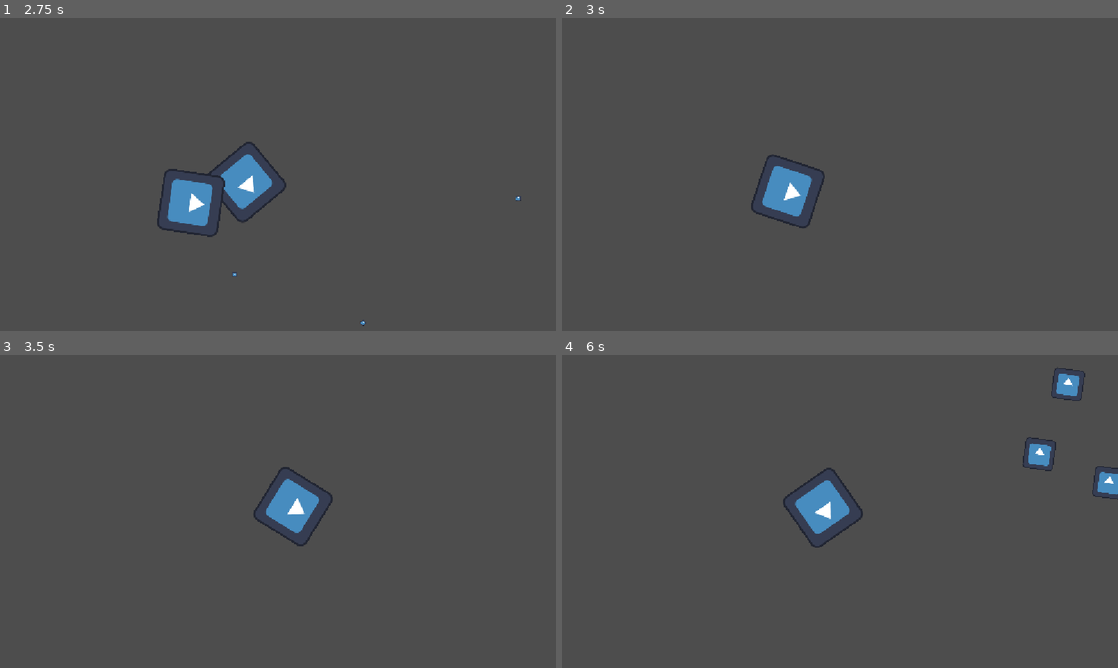
Above: before the commit, frames 1-4 (two rows, left to right).
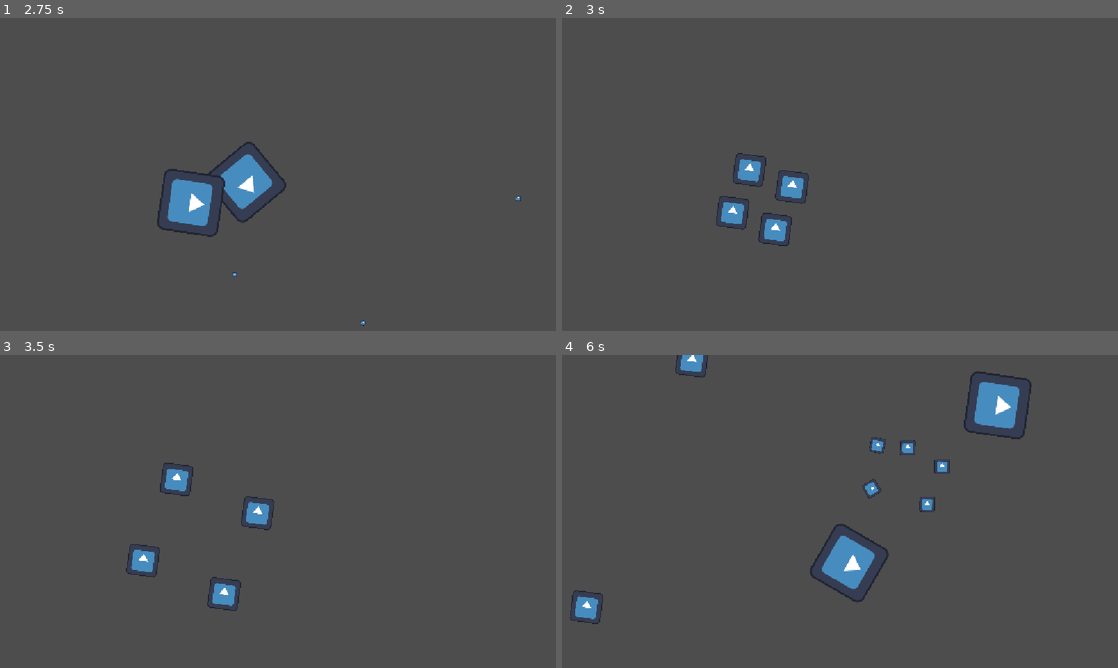
Above: after the commit, the same moments.

Repository: alanva36/vertex-godot-course-game
Game: Godot game, scene res://scenes/levels/main.tscn
The game is run twice, just before and just after one commit, with the same random seed, the same clock (stepped at 60 frames per second) and the same inputs. The engine's default icon, where the game draws it, is replaced by a stand-in: a white triangle on a blue panel in a dark square.
Inputs:
- Up to frame 1 (2.75 s): tap Enter at 0.5 s; hold D (player_right) 0.53-1.28 s; hold Space (player_shoot) 0.53-1.28 s; hold A (player_left) 1.28-2.03 s; tap Space (player_shoot) at 1.35 s; hold D (player_right) from 2.03 s (still down); hold Space (player_shoot) from 2.03 s (still down)
- Up to frame 2 (3 s): release D (player_right) at 2.78 s; release Space (player_shoot) at 2.78 s; hold W (player_forward) from 2.78 s (still down); tap Space (player_shoot) at 2.85 s
- Up to frame 3 (3.5 s): keep holding W (player_forward)
- Up to frame 4 (6 s): release W (player_forward) at 3.53 s; hold Space (player_shoot) 3.53-4.28 s; hold A (player_left) 3.53-5.78 s; tap Space (player_shoot) at 4.35, 5.85 s; hold Space (player_shoot) 5.03-5.78 s; hold D (player_right) from 5.78 s (still down)

Frame 1 is identical in both runs. In frame 2, 2.0% of the frame differs, in the area x 27-48%, y 43-74%; in frame 3, 2.5%; in frame 4, 5.7%, in the area x 1-100%, y 0-86%.

Commit message:
minor tweaks

Diff:
--- a/scenes/asteroid/asteroid.gd
+++ b/scenes/asteroid/asteroid.gd
@@ -35,7 +35,7 @@
 	split()
 
 
-func _on_detector_area_entered() -> void:
+func _on_detector_area_entered(_area: Area2D) -> void:
 	split()
 
 
--- a/scenes/player/player.tscn
+++ b/scenes/player/player.tscn
@@ -6,7 +6,7 @@
 
 [sub_resource type="CircleShape2D" id="CircleShape2D_4m1fe"]
 
-[node name="CharacterBody2D" type="CharacterBody2D" unique_id=836718858]
+[node name="Player" type="CharacterBody2D" unique_id=836718858]
 collision_mask = 4
 script = ExtResource("1_8afob")
 bullet_scene = ExtResource("2_gmlin")
